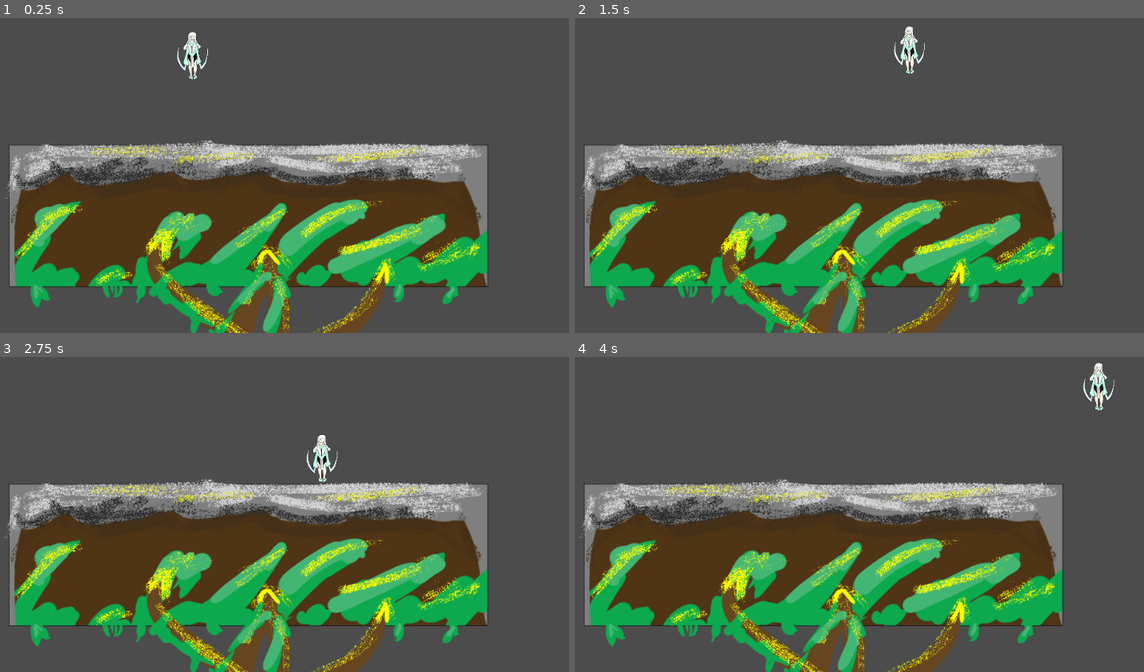
Above: before the commit, frames 1-4 (two rows, left to right).
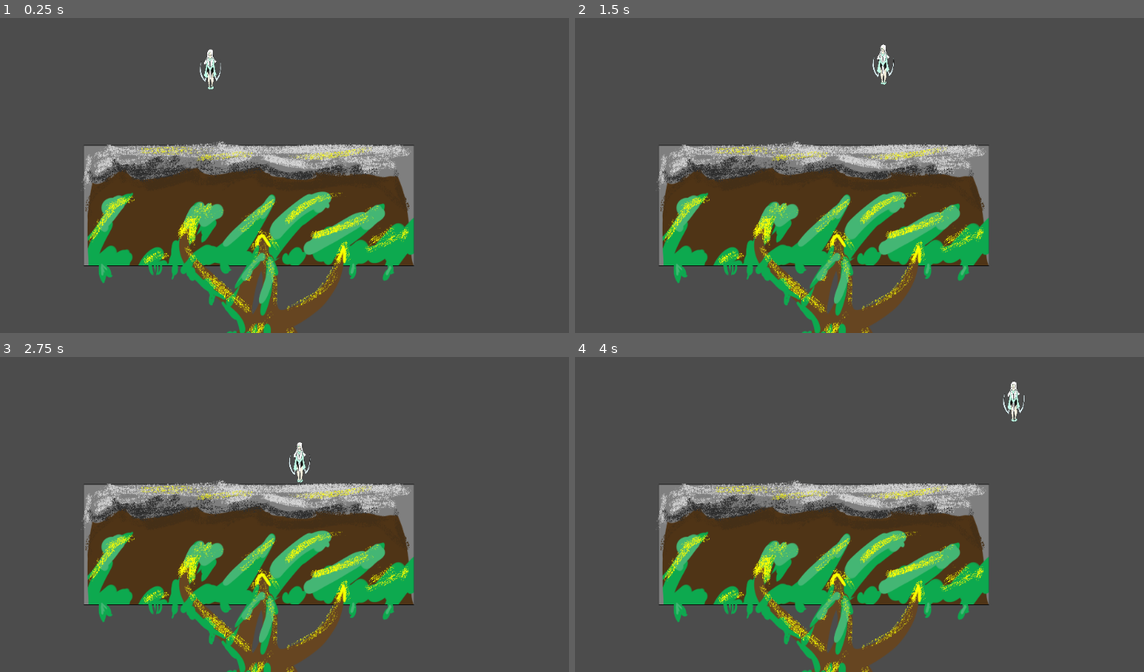
Above: after the commit, the same moments.

Repository: Samferos/Division-Star
Game: Godot game, scene res://testplayerandscene.tscn
The game is run twice, just before and just after one commit, with the same random seed, the same clock (stepped at 60 frames per second) and the same inputs.
Inputs:
- Up to frame 1 (0.25 s): no input
- Up to frame 2 (1.5 s): hold D (Right) from 0.53 s (still down); tap Space (Jump) at 0.77 s
- Up to frame 3 (2.75 s): tap Space (Jump) at 1.52 s; release D (Right) at 2.03 s; hold Q (Left) from 2.03 s (still down)
- Up to frame 4 (4 s): release Q (Left) at 2.78 s; hold D (Right) from 2.78 s (still down); tap Space (Jump) at 3.02, 3.77 s

The runs differ from the first frame. In frame 1, 32% of the frame differs, in the area x 0-86%, y 4-100%; in frame 2, 32%; in frame 3, 32%; in frame 4, 32%, in the area x 0-95%, y 1-100%.

Commit message:
CHARCTERSIDE

Diff:
--- /dev/null
+++ b/Scripts/spawnpoint.gd
@@ -0,0 +1,4 @@
+extends Position2D
+
+func _on_DeathZone_body_exited(body):
+	body.position = position
--- a/testplayerandscene.tscn
+++ b/testplayerandscene.tscn
@@ -1,7 +1,11 @@
-[gd_scene load_steps=3 format=2]
+[gd_scene load_steps=5 format=2]
 
 [ext_resource path="res://arene.tscn" type="PackedScene" id=1]
 [ext_resource path="res://Player.tscn" type="PackedScene" id=2]
+[ext_resource path="res://Scripts/spawnpoint.gd" type="Script" id=3]
+
+[sub_resource type="RectangleShape2D" id=1]
+extents = Vector2( 1031.5, 482.5 )
 
 [node name="Node2D" type="Node2D"]
 
@@ -14,3 +18,16 @@
 
 [node name="Camera2D" type="Camera2D" parent="."]
 current = true
+zoom = Vector2( 1.45, 1.177 )
+
+[node name="DeathZone" type="Area2D" parent="."]
+
+[node name="CollisionShape2D" type="CollisionShape2D" parent="DeathZone"]
+position = Vector2( 6.5, 1.5 )
+shape = SubResource( 1 )
+
+[node name="spawnpoint" type="Position2D" parent="."]
+position = Vector2( -95, -145 )
+script = ExtResource( 3 )
+
+[connection signal="body_exited" from="DeathZone" to="spawnpoint" method="_on_DeathZone_body_exited"]
Binary file added: sprite/charcters/perso1cotegauche.png
